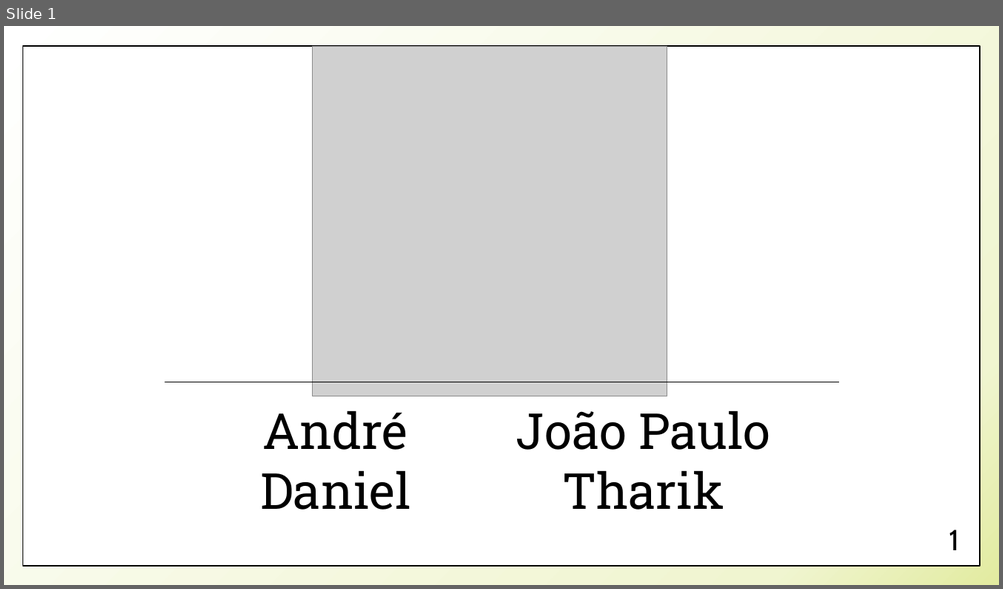
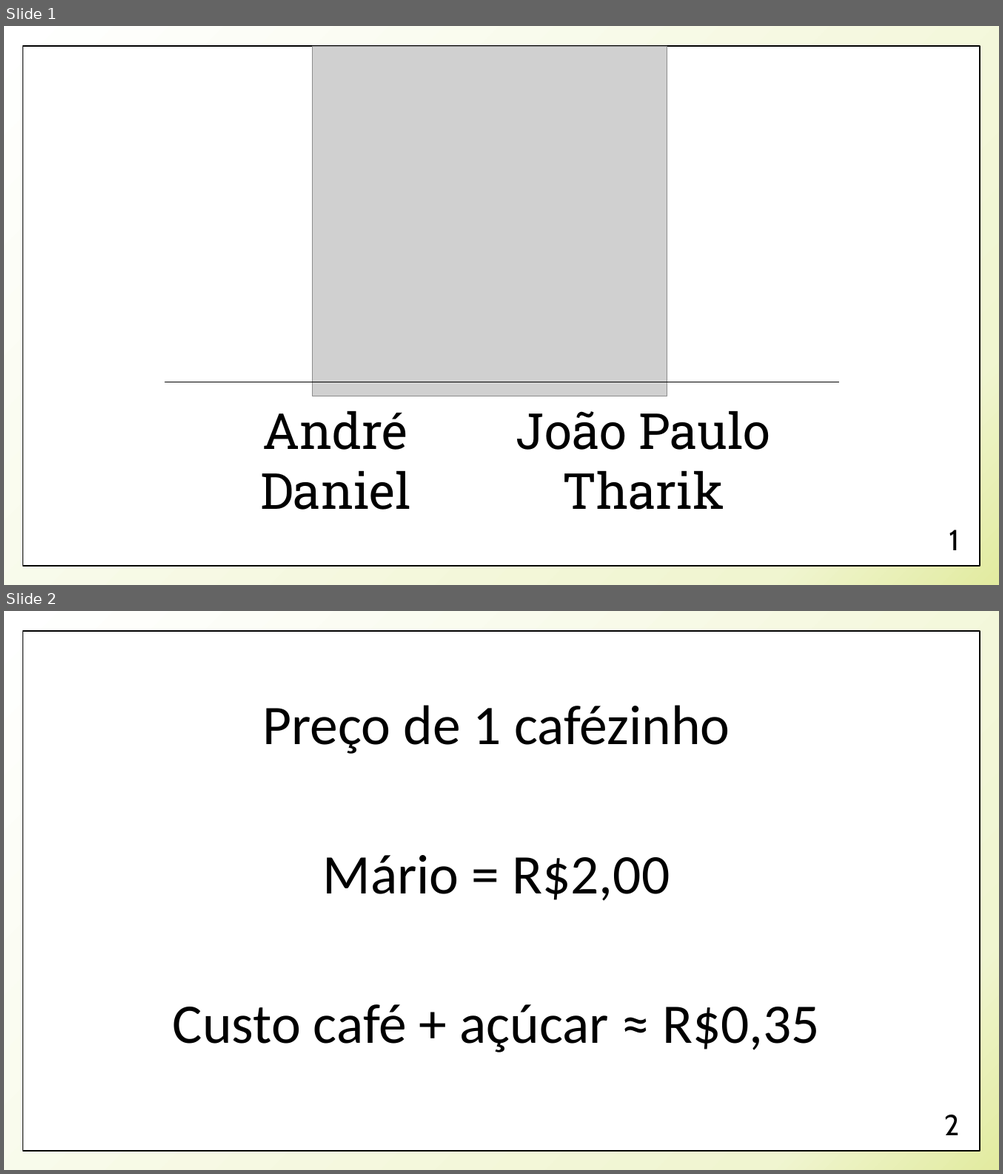
Before and after one commit to joaopcbertoldo/Mk.WebCoffeeMachine, a slide deck: Docs/apresentacao4-internet.pptx. Shown one above the other, each under a label of ours: slide 1 before the commit, slides 1 and 2 after it. The pictures are 1003x589 and 1003x1174 pixels, drawn with LibreOffice and Linux fonts; fonts in the diff are those of the drawing; grey boxes stand for pictures. Boxes give left, top, right and bottom in pixels: in the first picture for what was removed or moved away, otherwise in the second. Text is boxed around its words. In the diff, an @@ line names an element or a change of style, - is before the commit and + after.

```diff
--- a/Docs/apresentacao4-internet.pptx
+++ b/Docs/apresentacao4-internet.pptx
@@ slide 2 added at box(4, 611, 999, 1170), background gradient #FFFFFF to #F0F5D0 to #E2EBA0; not listed: 1 template element that a slide beside it also shows @@
@@ text added at box(173, 705, 819, 1053), 54 pt, text #000000 @@
+Preço de 1 cafézinho
+Mário = R$2,00
+Custo café + açúcar ≈ R$0,35
@@ page number added at box(944, 1115, 959, 1136), 28 pt, text #000000 @@
+2
```
Also in this commit, not shown: 2 slides changed, 5 other slides added, 1 slide removed, 9 other files.
